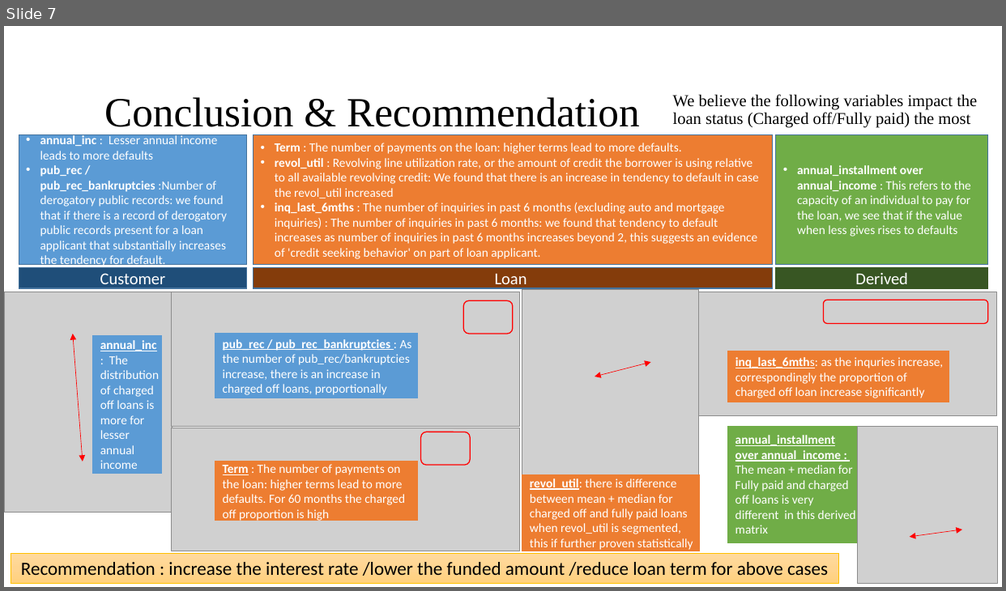
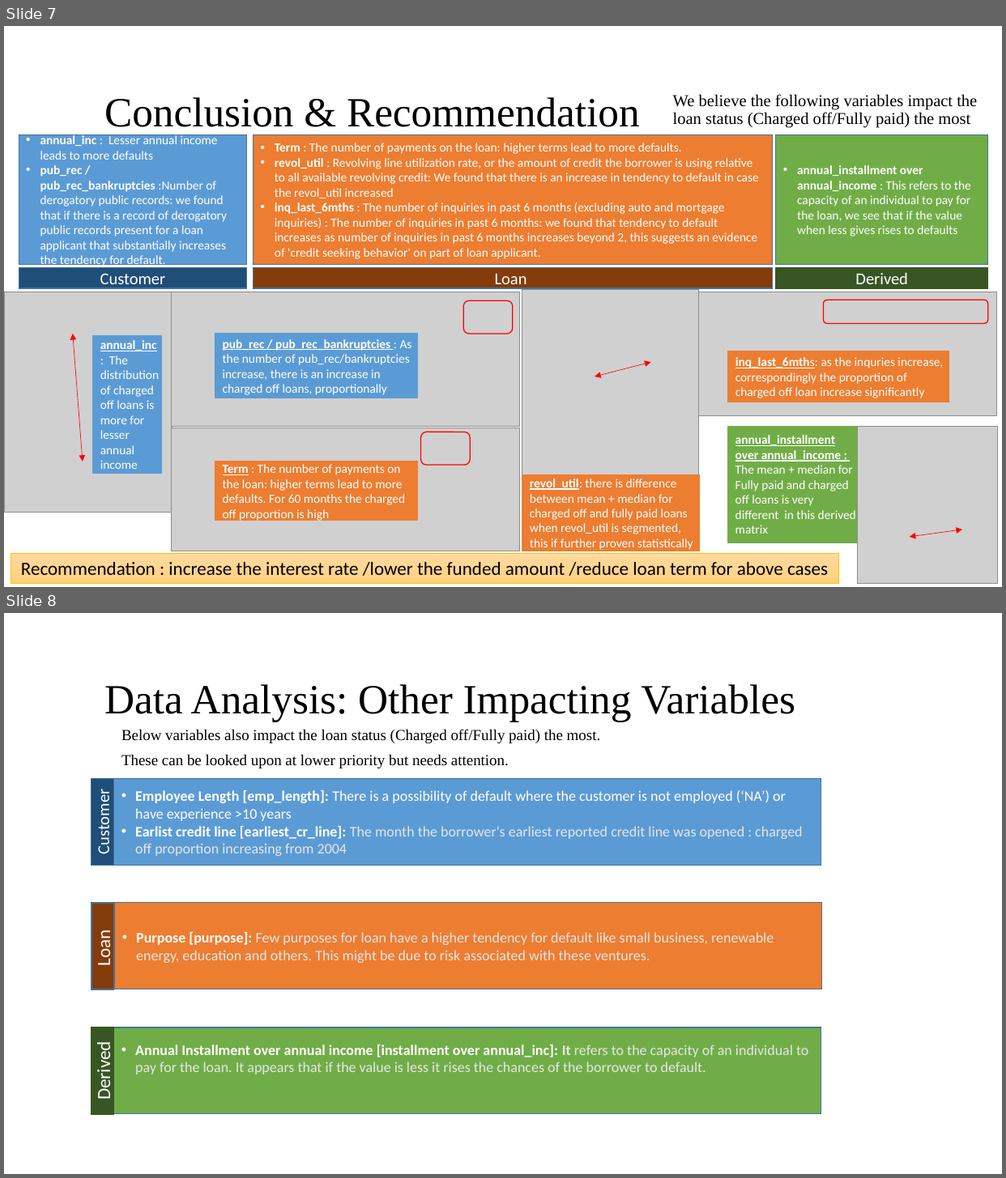
Before and after one commit to saneshashank/course2-GP1, a slide deck: Lending Club Case Study.pptx. Shown one above the other, each under a label of ours: slide 7 before the commit, slides 7 and 8 after it. The pictures are 1006x591 and 1006x1178 pixels, drawn with LibreOffice and Linux fonts; fonts in the diff are those of the drawing; grey boxes stand for pictures; background and template pictures are left out. Boxes give left, top, right and bottom in pixels: in the first picture for what was removed or moved away, otherwise in the second. Text is boxed around its words. In the diff, an @@ line names an element or a change of style, - is before the commit and + after.

Commit message:
near final copy - need to discuss about one variable

```diff
--- a/Lending Club Case Study.pptx
+++ b/Lending Club Case Study.pptx
@@ slide 8 added at (4, 613, 1002, 1174), background #FFFFFF @@
@@ title added at (104, 684, 795, 722), 40 pt, text #000000 @@
+Data Analysis: Other Impacting Variables
@@ text added at (121, 729, 601, 769), 14.8 pt, text #000000 @@
+Below variables also impact the loan status (Charged off/Fully paid) the most.
+These can be looked upon at lower priority but needs attention.
@@ rectangle added at (91, 778, 114, 865), fill #1F4E79, outline #43739E 1 pt, 16 pt, text #FFFFFF @@
+Customer
@@ rectangle added at (114, 778, 820, 865), fill #5B9BD5, outline #43739E 1 pt, 14 pt, text #FFFFFF @@
+• Employee Length [emp_length]: There is a possibility of default where the customer is not employed (‘NA’) or have experience >10 years
+• Earlist credit line [earliest_cr_line]: The month the borrower's earliest reported credit line was opened : charged off proportion increasing from 2004
@@ rectangle added at (91, 903, 114, 990), fill #843C0B, outline #43739E 1 pt, 18 pt, text #FFFFFF @@
+Loan
@@ rectangle added at (115, 903, 821, 990), fill #ED7D31, outline #43739E 1 pt, 14 pt, text #E7E6E6 @@
+• Purpose [purpose]: Few purposes for loan have a higher tendency for default like small business, renewable energy, education and others. This might be due to risk associated with these ventures.
@@ rectangle added at (91, 1028, 114, 1114), fill #385723, outline #385723 1 pt, 18 pt, text #FFFFFF @@
+Derived
@@ rectangle added at (114, 1028, 820, 1114), fill #70AD47, outline #43739E 1 pt, 14 pt, text #E7E6E6 @@
+• Annual Installment over annual income [installment over annual_inc]: It refers to the capacity of an individual to pay for the loan. It appears that if the value is less it rises the chances of the borrower to default.
```
Also in this commit, not shown: 1 slide removed.
